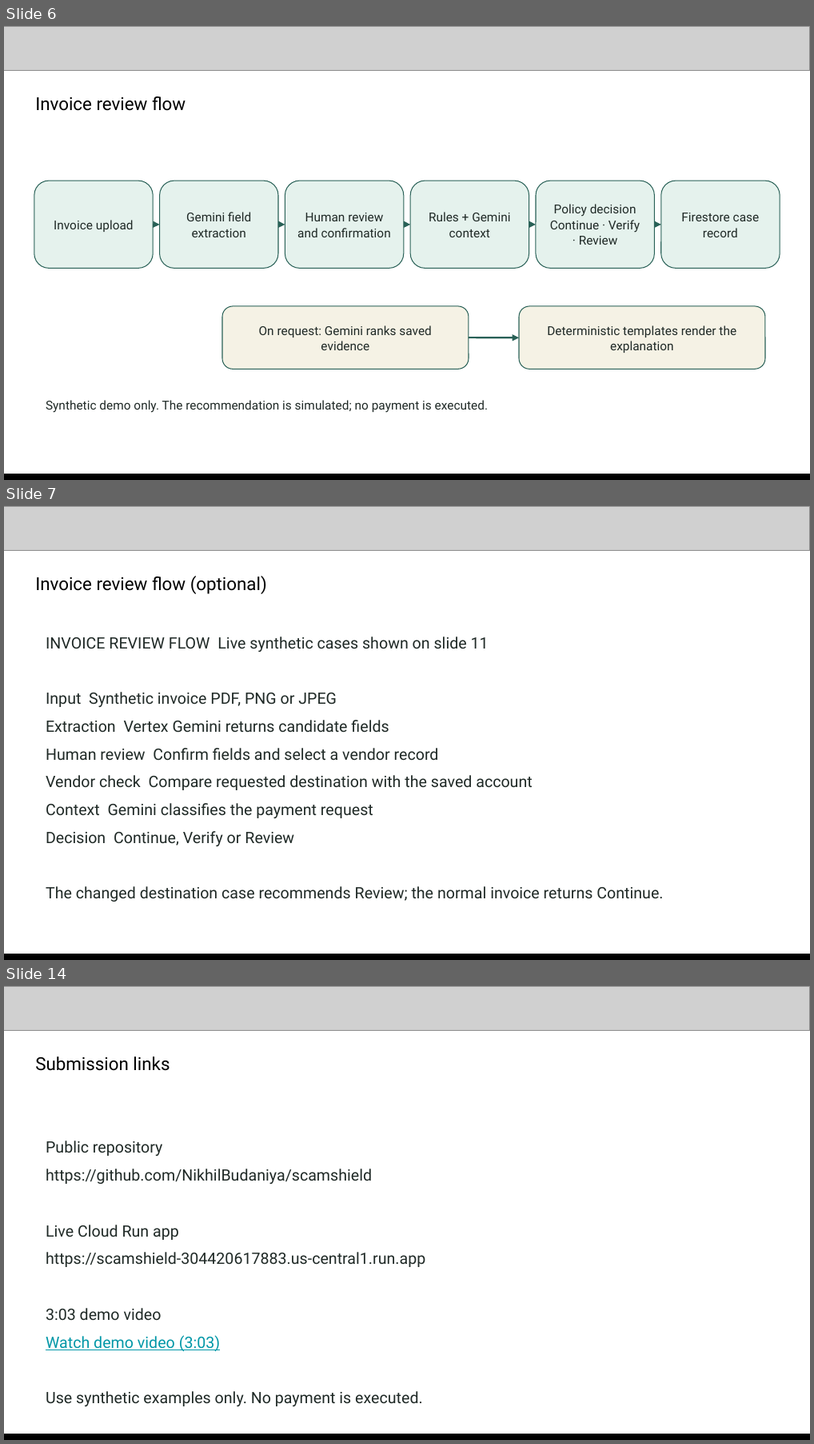
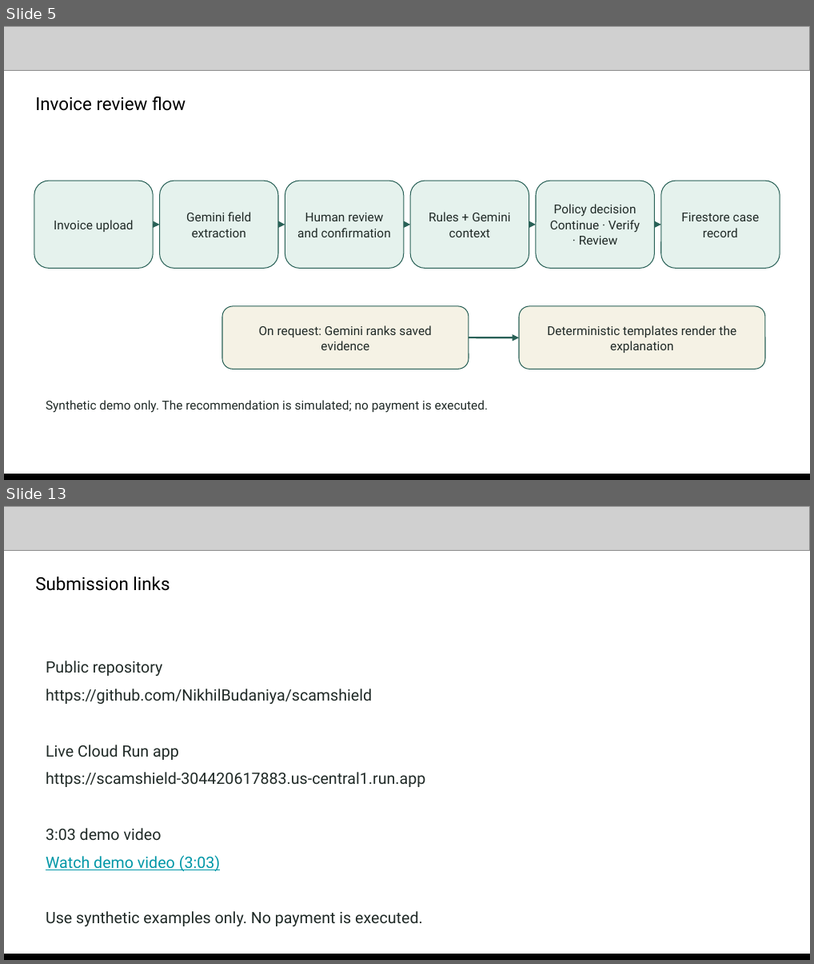
Before and after one commit to NikhilBudaniya/scamshield, a slide deck: artifacts/scamshield-hack2skill-submission.pptx. Shown one above the other, each under a label of ours: slides 6, 7 and 14 before the commit, slides 5 and 13 after it; the slides between them are not shown. The pictures are 814x1444 and 814x964 pixels, drawn with LibreOffice and Linux fonts; fonts in the diff are those of the drawing; grey boxes stand for pictures. Boxes give left, top, right and bottom in pixels: in the first picture for what was removed or moved away, otherwise in the second. Text is boxed around its words. In the diff, an @@ line names an element or a change of style, - is before the commit and + after.

Commit message:
Strengthen hybrid fraud pitch with sourced invoice fraud figures

```diff
--- a/artifacts/scamshield-hack2skill-submission.pptx
+++ b/artifacts/scamshield-hack2skill-submission.pptx
@@ slide 7 removed at bbox=[4, 506, 810, 960], background #FFFFFF @@
@@ picture removed at bbox=[4, 506, 810, 550] @@
@@ text removed at bbox=[35, 576, 267, 594] @@
-Invoice review flow (optional)
@@ text removed at bbox=[46, 636, 663, 901] @@
-INVOICE REVIEW FLOW Live synthetic cases shown on slide 11
-Input Synthetic invoice PDF, PNG or JPEG
-Extraction Vertex Gemini returns candidate fields
-Human review Confirm fields and select a vendor record
-Vendor check Compare requested destination with the saved account
-Context Gemini classifies the payment request
-Decision Continue, Verify or Review
-The changed destination case recommends Review; the normal invoice returns Continue.
@@ picture removed at bbox=[4, 955, 810, 960] @@
@@ rectangle removed at bbox=[4, 953, 810, 960] @@
@@ what was slide 6 is now slide 5 @@
@@ what was slide 14 is now slide 13 @@
```
Also in this commit, not shown: 8 slides changed, 2 slides added, 3 other slides removed, 3 other files.
